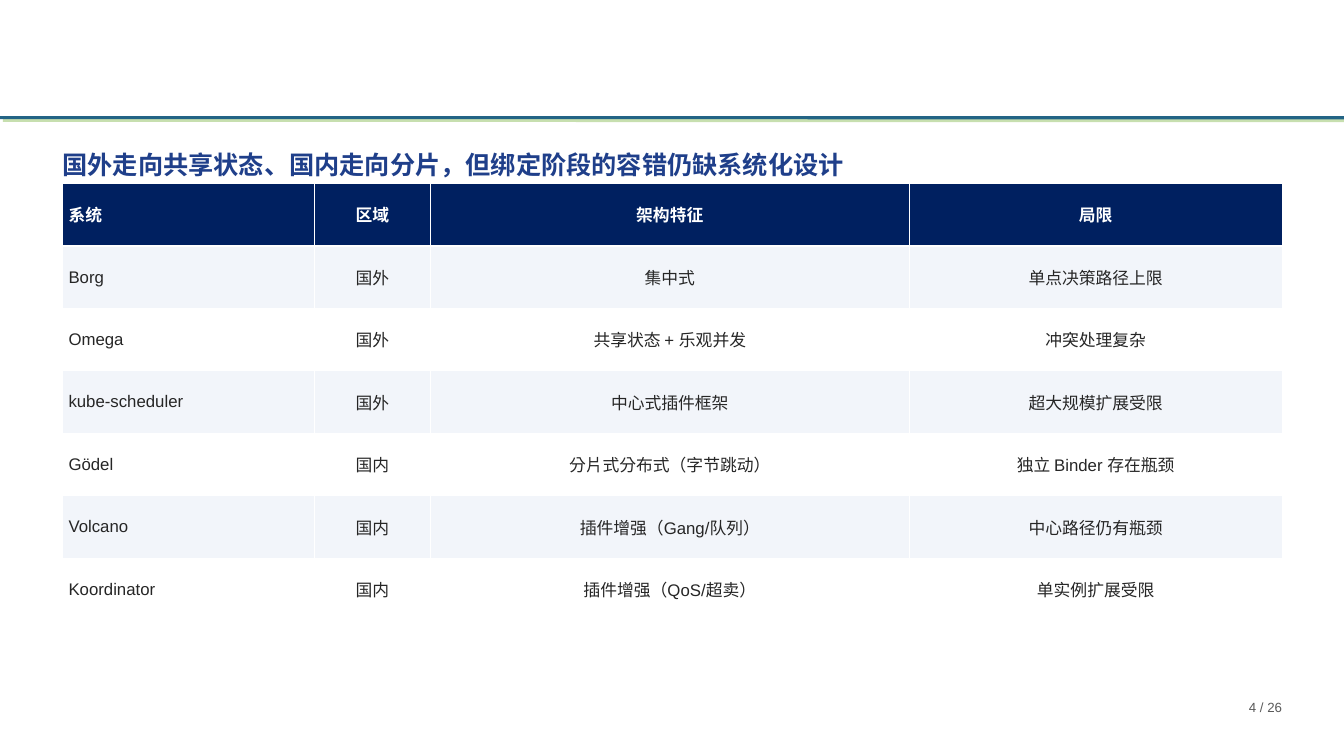
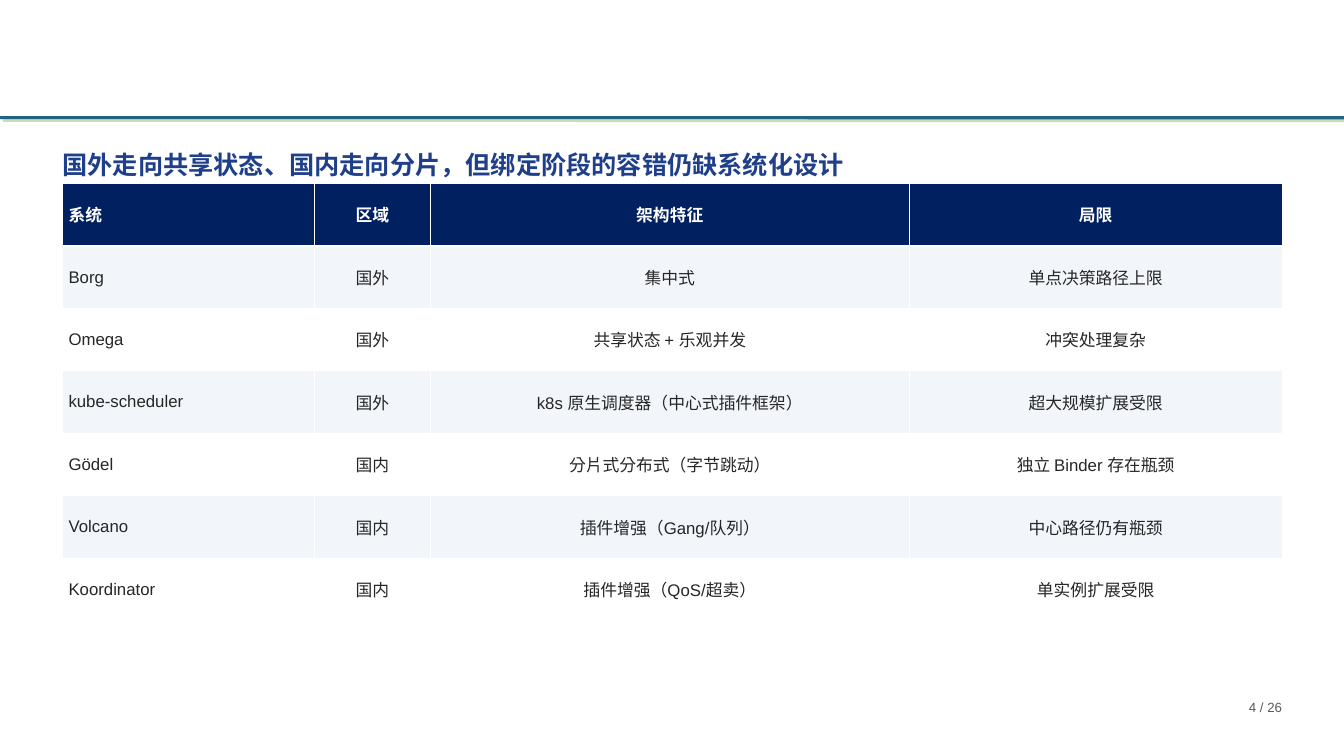
Before and after one commit to tengfei86/godel-scheduler, a slide deck: slide 4 of docs/thesis/defense/基于etcd的分布式Kubernetes调度器研究与实现-高铜.pptx. Drawn at 1344x756 pixels with LibreOffice and Linux fonts; fonts in the diff are those of the drawing; background and template pictures are left out. Boxes give left, top, right and bottom in pixels: in the first picture for what was removed or moved away, otherwise in the second. Text is boxed around its words. In the diff, an @@ line names an element or a change of style, - is before the commit and + after.

```diff
--- a/docs/thesis/defense/基于etcd的分布式Kubernetes调度器研究与实现-高铜.pptx
+++ b/docs/thesis/defense/基于etcd的分布式Kubernetes调度器研究与实现-高铜.pptx
@@ table at [63,184,1282,621] @@
-row 4, column 3: 中心式插件框架
+row 4, column 3: k8s 原生调度器（中心式插件框架）
```
Also in this commit, not shown: 1 other file.
